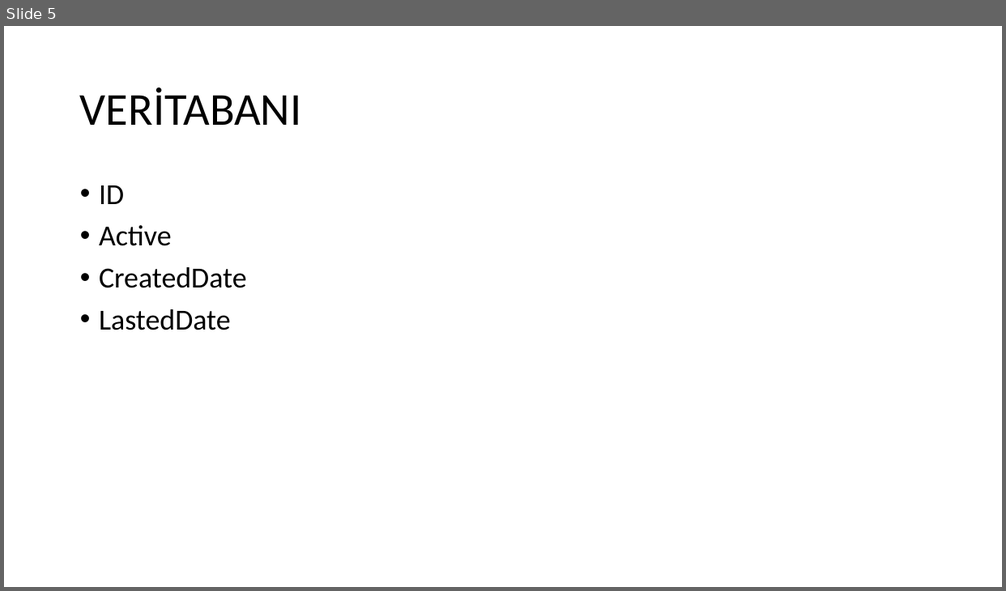
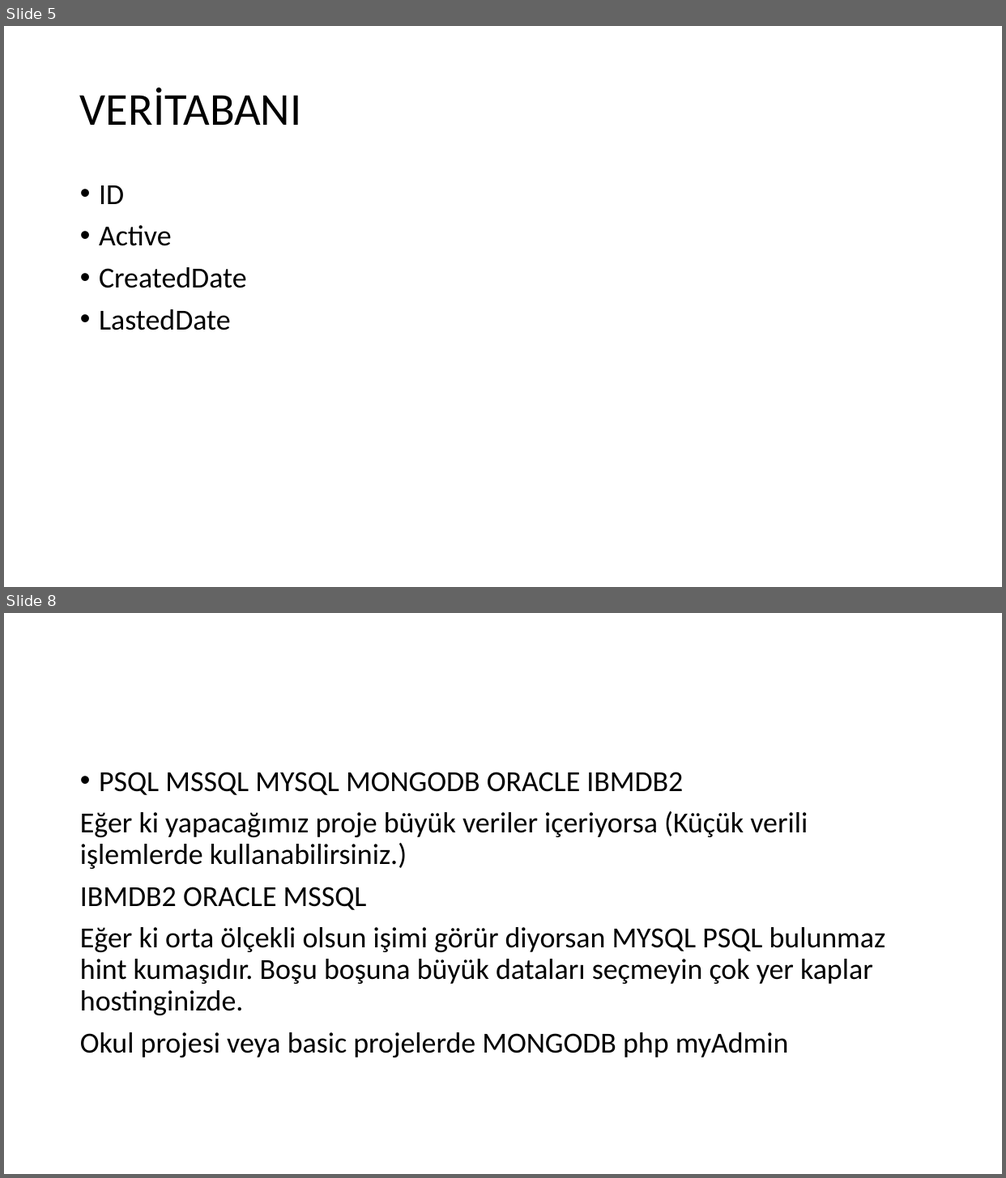
Before and after one commit to bnymnclskn01/MEKA-05-21-2022-SONRASI, a slide deck: Yeni-MVC/Yazılı Anlatım.pptx. Shown one above the other, each under a label of ours: slide 5 before the commit, slides 5 and 8 after it; the slides between them are not shown. The pictures are 1006x591 and 1006x1178 pixels, drawn with LibreOffice and Linux fonts; fonts in the diff are those of the drawing. Boxes give left, top, right and bottom in pixels: in the first picture for what was removed or moved away, otherwise in the second. Text is boxed around its words. In the diff, an @@ line names an element or a change of style, - is before the commit and + after.

```diff
--- a/Yeni-MVC/Yazılı Anlatım.pptx
+++ b/Yeni-MVC/Yazılı Anlatım.pptx
@@ slide 8 added at (4, 613, 1002, 1174), background #FFFFFF @@
@@ text added at (80, 772, 886, 1058), 28 pt, text #000000 @@
+• PSQL MSSQL MYSQL MONGODB ORACLE IBMDB2
+Eğer ki yapacağımız proje büyük veriler içeriyorsa (Küçük verili işlemlerde kullanabilirsiniz.)
+IBMDB2 ORACLE MSSQL
+Eğer ki orta ölçekli olsun işimi görür diyorsan MYSQL PSQL bulunmaz hint kumaşıdır. Boşu boşuna büyük dataları seçmeyin çok yer kaplar hostinginizde.
+Okul projesi veya basic projelerde MONGODB php myAdmin
```
Also in this commit, not shown: 2 slides changed, 4 other slides added, 9 other files.
